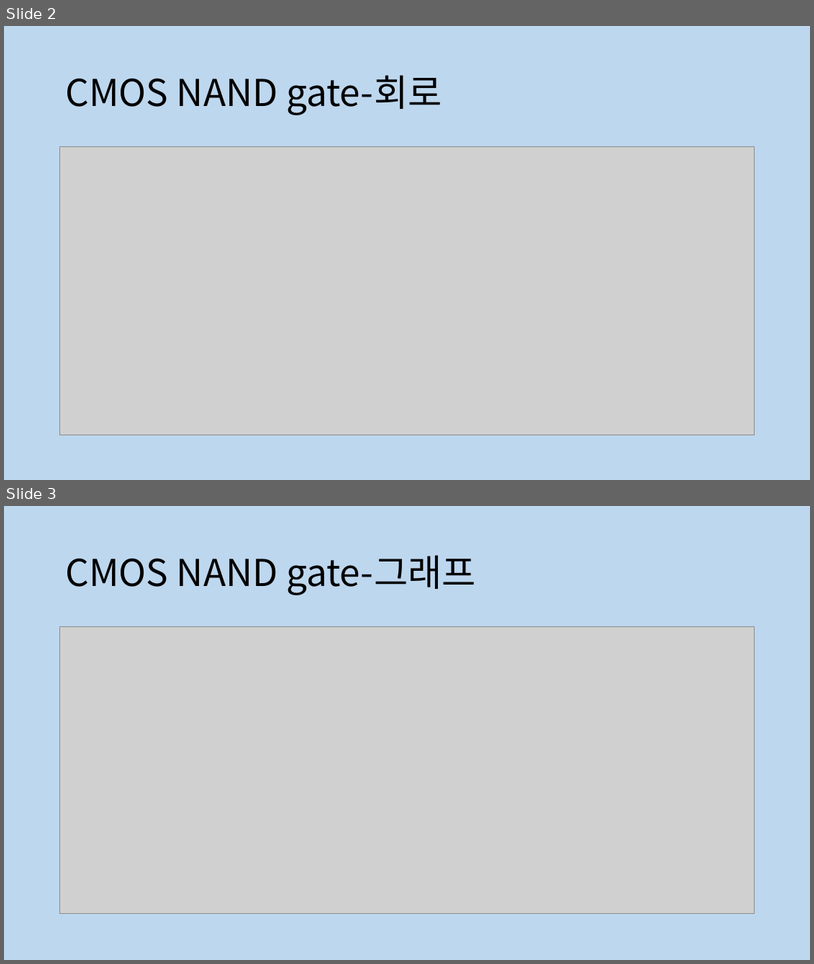
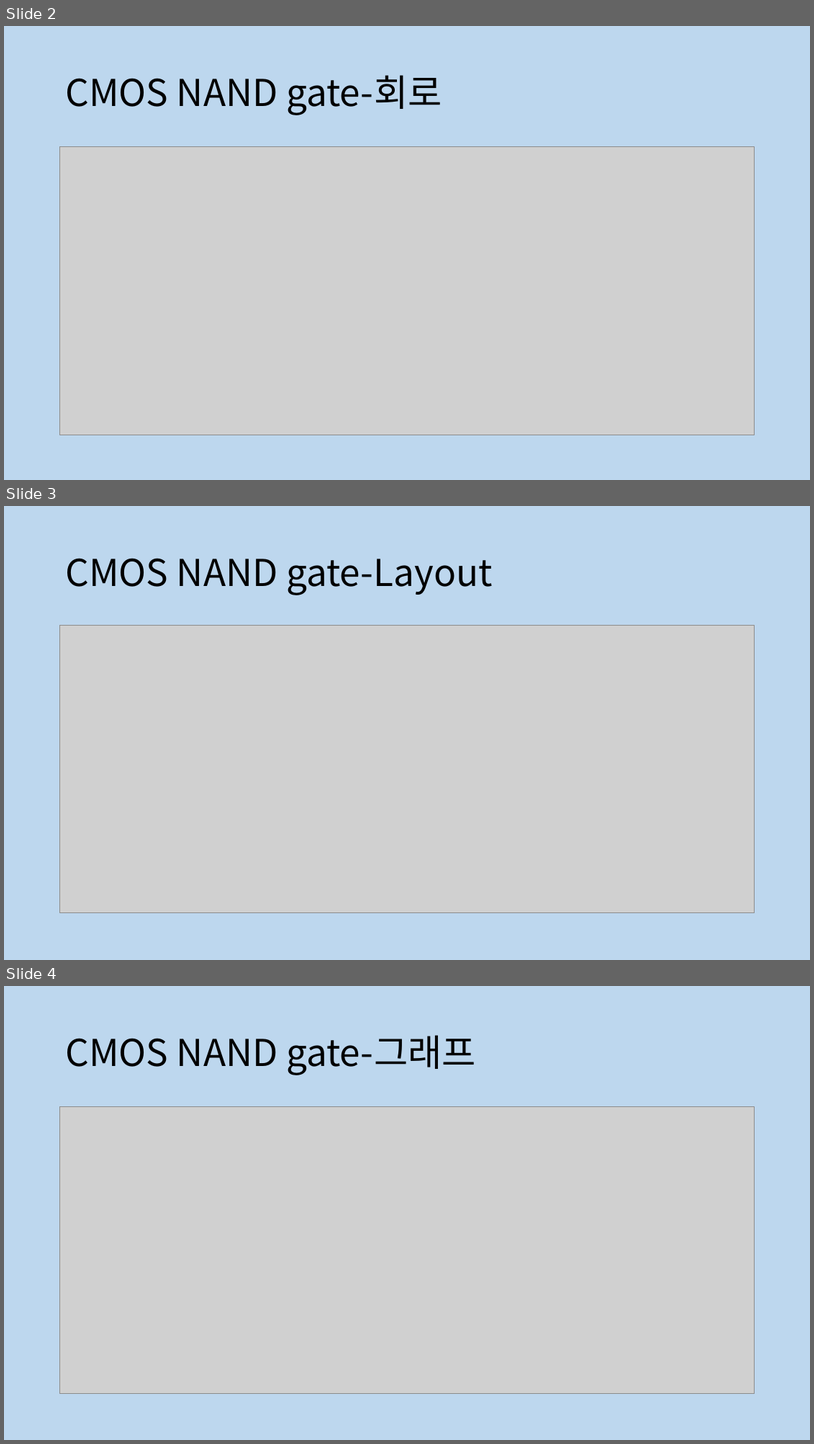
Before and after one commit to jwl1109/IOT, a slide deck: VLSI design 설계 실습/2025-04-09.pptx. Shown one above the other, each under a label of ours: slides 2 and 3 before the commit, slides 2, 3 and 4 after it. The pictures are 814x964 and 814x1444 pixels, drawn with LibreOffice and Linux fonts; fonts in the diff are those of the drawing; grey boxes stand for pictures. Boxes give left, top, right and bottom in pixels: in the first picture for what was removed or moved away, otherwise in the second. Text is boxed around its words. In the diff, an @@ line names an element or a change of style, - is before the commit and + after.

```diff
--- a/VLSI design 설계 실습/2025-04-09.pptx
+++ b/VLSI design 설계 실습/2025-04-09.pptx
@@ slide 3 added at [4, 506, 810, 960], background #BDD7EE @@
@@ title added at [65, 558, 493, 595], 44 pt, text #000000 @@
+CMOS NAND gate-Layout
@@ picture added at [59, 625, 756, 913] @@
@@ what was slide 3 is now slide 4 @@
```
Also in this commit, not shown: 1 other slide added.
